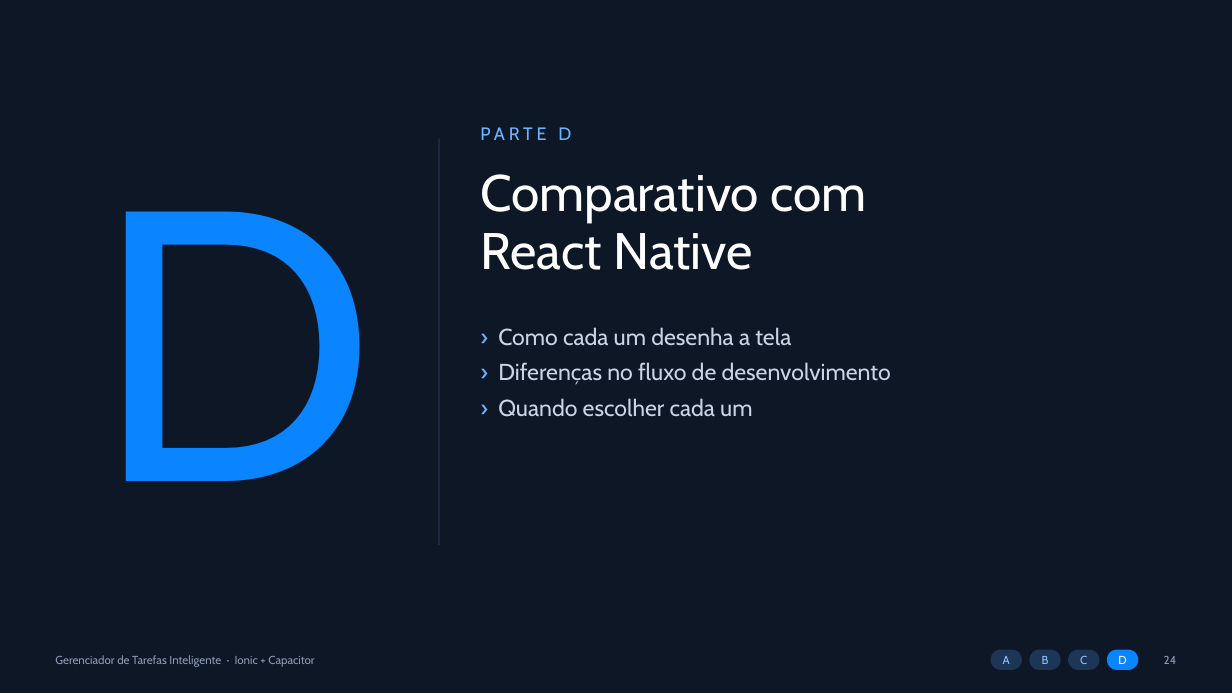
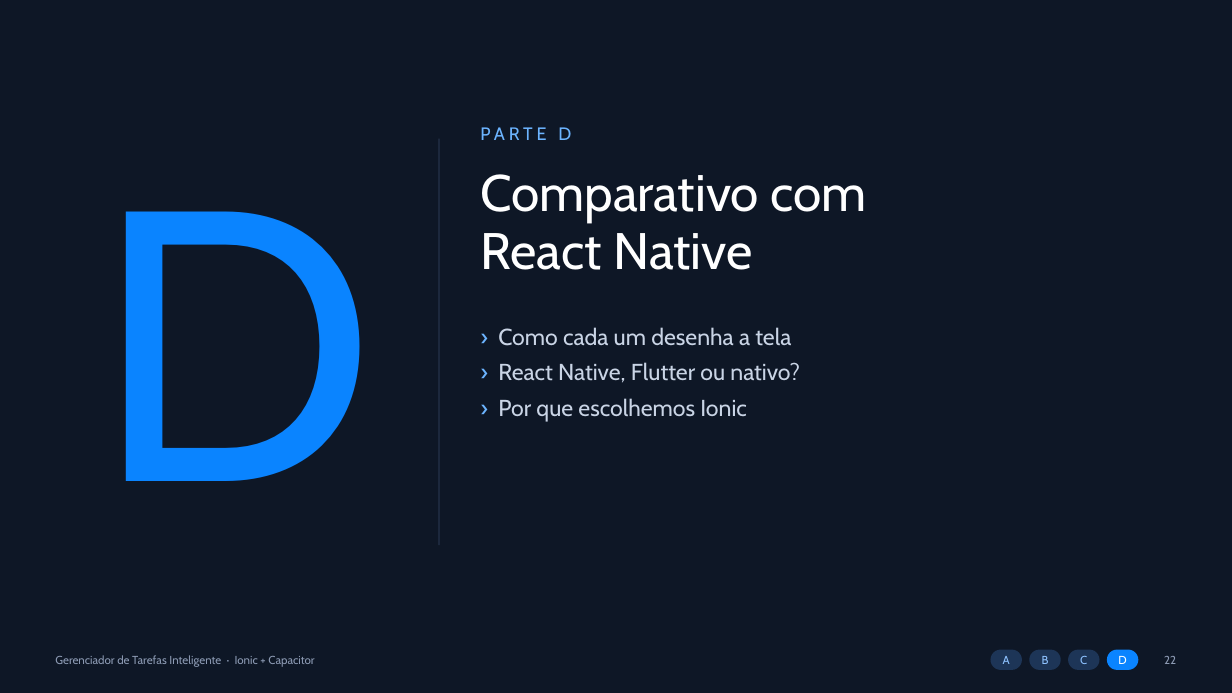
Before and after one commit to jdecarli6/DESENWEB, a slide deck: slide 22 of slides/apresentacao.pptx (slide 24 before the commit). Drawn at 1232x693 pixels with LibreOffice and Linux fonts; fonts in the diff are those of the drawing. Boxes give left, top, right and bottom in pixels: in the first picture for what was removed or moved away, otherwise in the second. Text is boxed around its words. In the diff, an @@ line names an element or a change of style, - is before the commit and + after.

```diff
--- a/slides/apresentacao.pptx
+++ b/slides/apresentacao.pptx
@@ text at <box>498,362,800,422</box>: text changed @@
-› Diferenças no fluxo de desenvolvimento
-› Quando escolher cada um
+› React Native, Flutter ou nativo?
+› Por que escolhemos Ionic
@@ text at <box>1164,656,1176,664</box>: text changed @@
-24
+22
```
Also in this commit, not shown: 24 other slides changed, 11 slides added, 2 slides removed, 5 other files.
